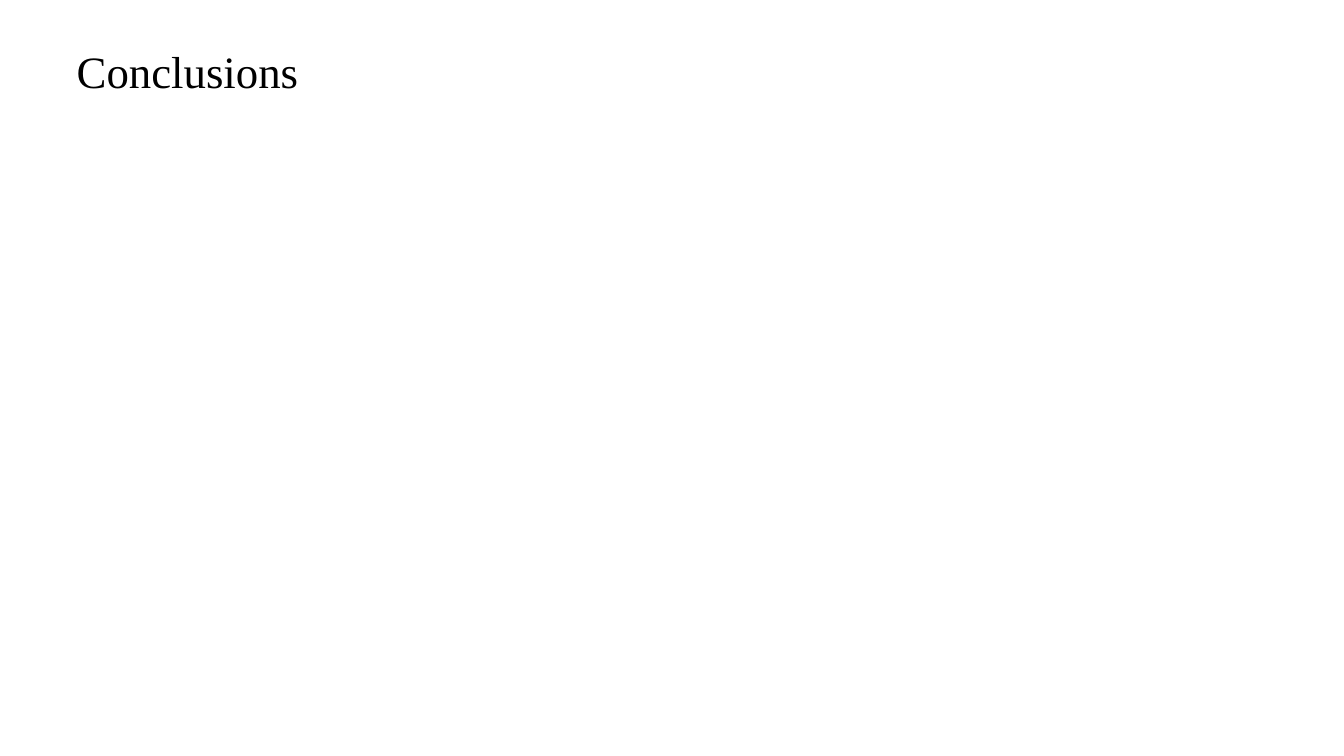
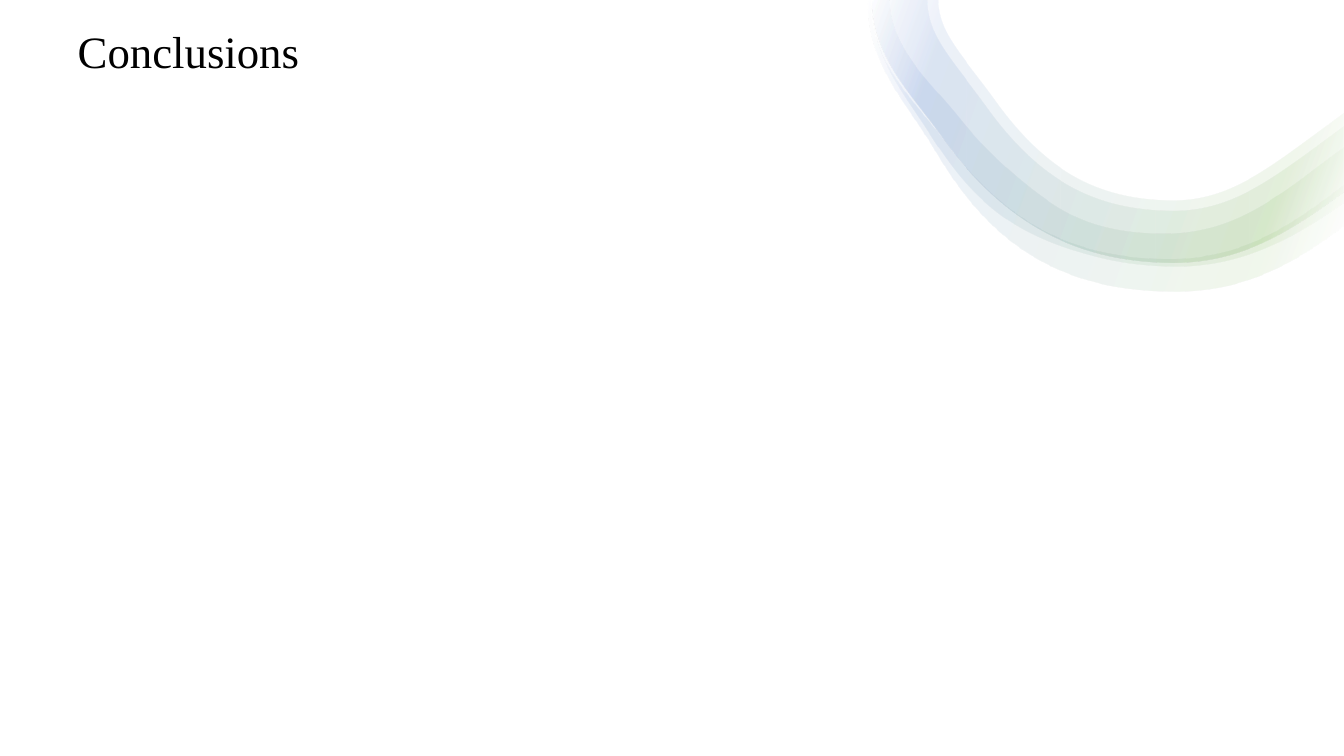
Before and after one commit to maxwellowusu/movie_recommender_system_ML, a slide deck: slide 10 of DATS6202_movie_rec_system_pres.pptx (slide 8 before the commit). Drawn at 1344x756 pixels with LibreOffice and Linux fonts; fonts in the diff are those of the drawing. Boxes give left, top, right and bottom in pixels: in the first picture for what was removed or moved away, otherwise in the second. Text is boxed around its words. In the diff, an @@ line names an element or a change of style, - is before the commit and + after.

```diff
--- a/DATS6202_movie_rec_system_pres.pptx
+++ b/DATS6202_movie_rec_system_pres.pptx
@@ rectangle added at box(0, 0, 1344, 756), fill #FFFFFF @@
@@ text "Conclusions": place and size @@
-text "Conclusions" at box(77, 57, 298, 89)
+text "Conclusions" at box(78, 37, 299, 69)
@@ group added at box(867, 0, 1344, 291): 4 freeform shapes @@
```
Also in this commit, not shown: 2 other slides changed, 8 slides added, 6 slides removed, 4 other files.
